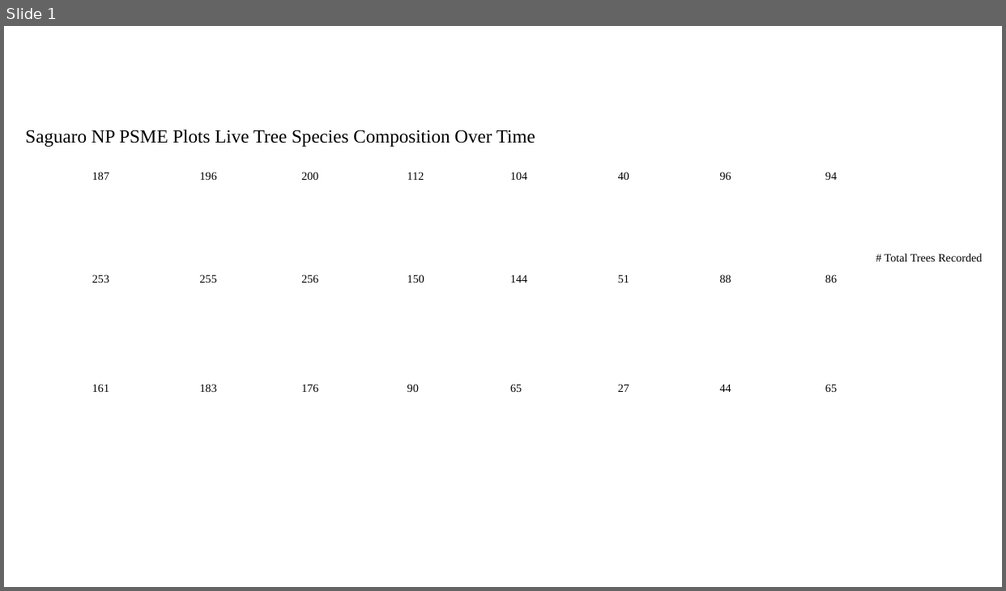
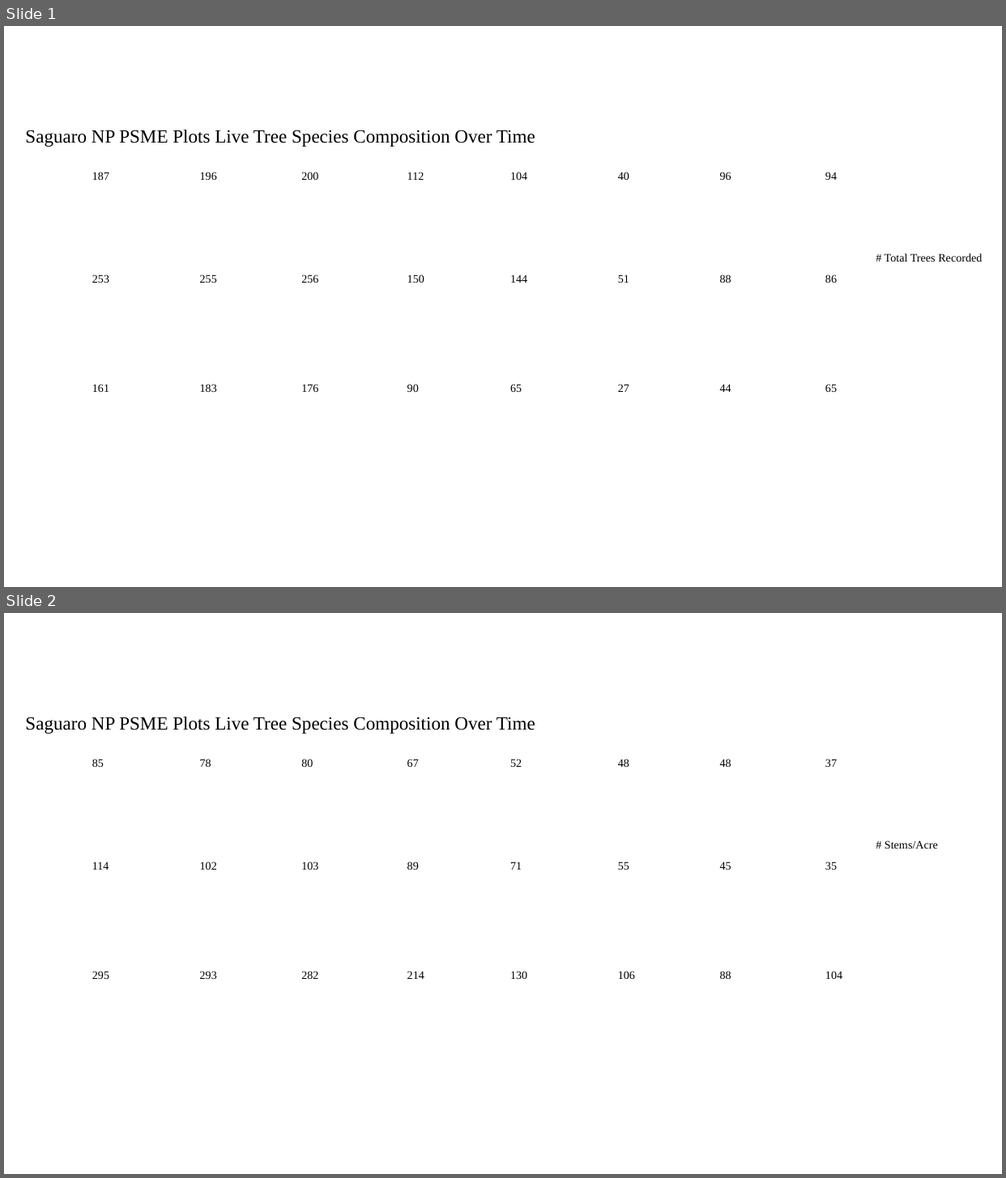
Before and after one commit to gldejong/FFIanalysis, a slide deck: Analysis/PSME_Plots/Presentation1.pptx. Shown one above the other, each under a label of ours: slide 1 before the commit, slides 1 and 2 after it. The pictures are 1006x591 and 1006x1178 pixels, drawn with LibreOffice and Linux fonts; fonts in the diff are those of the drawing; background and template pictures are left out. Boxes give left, top, right and bottom in pixels: in the first picture for what was removed or moved away, otherwise in the second. Text is boxed around its words. In the diff, an @@ line names an element or a change of style, - is before the commit and + after.

```diff
--- a/Analysis/PSME_Plots/Presentation1.pptx
+++ b/Analysis/PSME_Plots/Presentation1.pptx
@@ slide 2 added at (4, 613, 1002, 1174), background picture (left out) @@
@@ text added at (25, 717, 535, 734), 18 pt, text #000000 @@
+Saguaro NP PSME Plots Live Tree Species Composition Over Time
@@ text added at (92, 759, 104, 767), 11 pt, text #000000 @@
+85
@@ text added at (200, 759, 211, 767), 11 pt, text #000000 @@
+78
@@ text added at (301, 759, 313, 767), 11 pt, text #000000 @@
+80
@@ text added at (407, 759, 419, 767), 11 pt, text #000000 @@
+67
@@ text added at (510, 759, 522, 767), 11 pt, text #000000 @@
+52
@@ text added at (618, 759, 629, 767), 11 pt, text #000000 @@
+48
@@ text added at (720, 759, 731, 767), 11 pt, text #000000 @@
+48
@@ text added at (825, 759, 837, 767), 11 pt, text #000000 @@
+37
@@ text added at (884, 841, 938, 849), 11 pt, text #000000 @@
+# Stems/Acre
@@ text added at (92, 862, 109, 870), 11 pt, text #000000 @@
+114
@@ text added at (200, 862, 217, 870), 11 pt, text #000000 @@
+102
@@ text added at (301, 862, 318, 870), 11 pt, text #000000 @@
+103
@@ text added at (407, 862, 419, 870), 11 pt, text #000000 @@
+89
@@ text added at (510, 862, 522, 870), 11 pt, text #000000 @@
+71
@@ text added at (618, 862, 629, 870), 11 pt, text #000000 @@
+55
@@ text added at (720, 862, 731, 870), 11 pt, text #000000 @@
+45
@@ text added at (825, 862, 837, 870), 11 pt, text #000000 @@
+35
@@ text added at (92, 971, 109, 979), 11 pt, text #000000 @@
+295
@@ text added at (200, 971, 217, 979), 11 pt, text #000000 @@
+293
@@ text added at (301, 971, 318, 979), 11 pt, text #000000 @@
+282
@@ text added at (407, 971, 424, 979), 11 pt, text #000000 @@
+214
@@ text added at (510, 971, 527, 979), 11 pt, text #000000 @@
+130
@@ text added at (618, 971, 635, 979), 11 pt, text #000000 @@
+106
@@ text added at (720, 971, 731, 979), 11 pt, text #000000 @@
+88
@@ text added at (825, 971, 842, 979), 11 pt, text #000000 @@
+104
```
Also in this commit, not shown: 1 slide removed, 48 other files.
